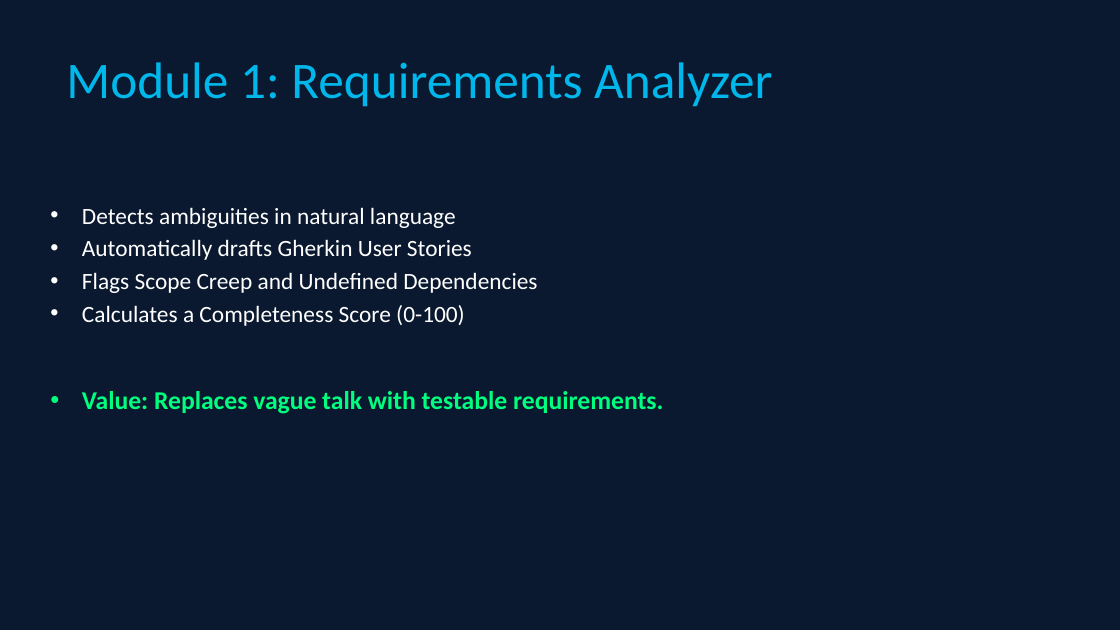
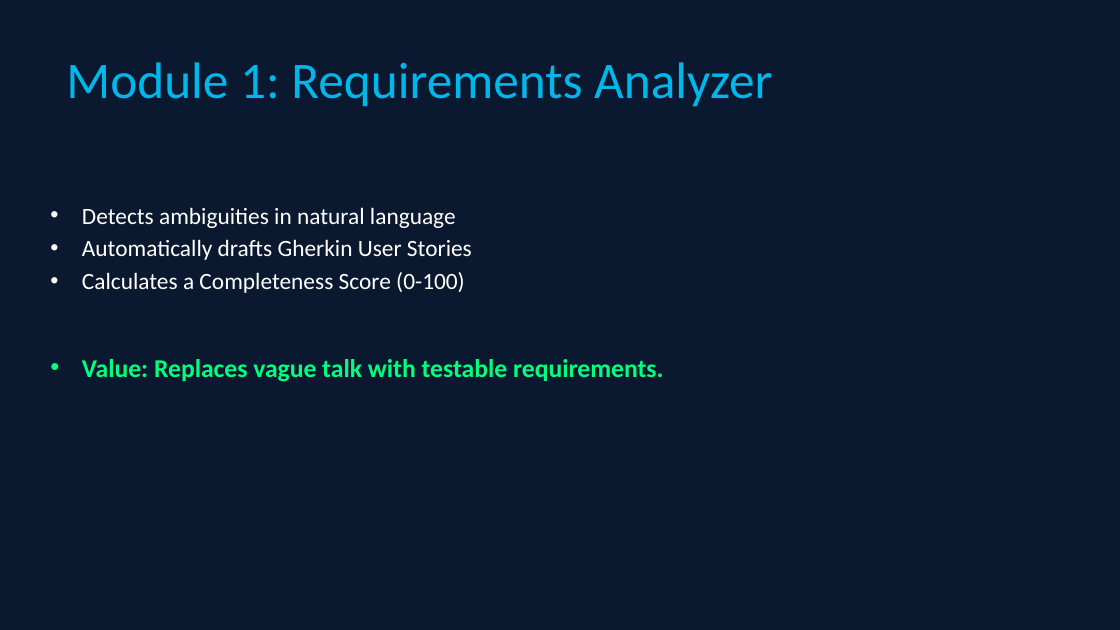
Before and after one commit to Manikandan180804/AI-Augmented-SDLC-platform, a slide deck: slide 5 of backend/AI_SDLC_Presentation.pptx. Drawn at 1120x630 pixels with LibreOffice and Linux fonts; fonts in the diff are those of the drawing. Boxes give left, top, right and bottom in pixels: in the first picture for what was removed or moved away, otherwise in the second. Text is boxed around its words. In the diff, an @@ line names an element or a change of style, - is before the commit and + after.

```diff
--- a/backend/AI_SDLC_Presentation.pptx
+++ b/backend/AI_SDLC_Presentation.pptx
@@ text at (x1=82, y1=272, x2=537, y2=293): paragraph removed @@
-• Flags Scope Creep and Undefined Dependencies
```
Also in this commit, not shown: 8 other slides changed, 1 slide added, 1 slide removed, 3 other files.
